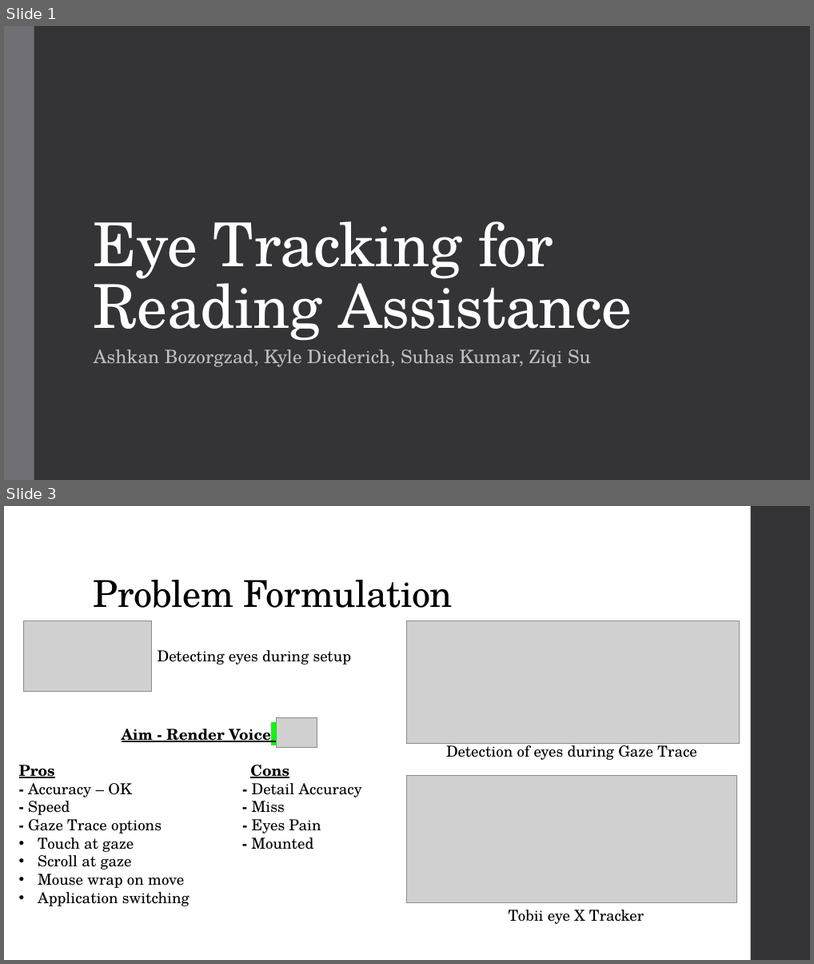
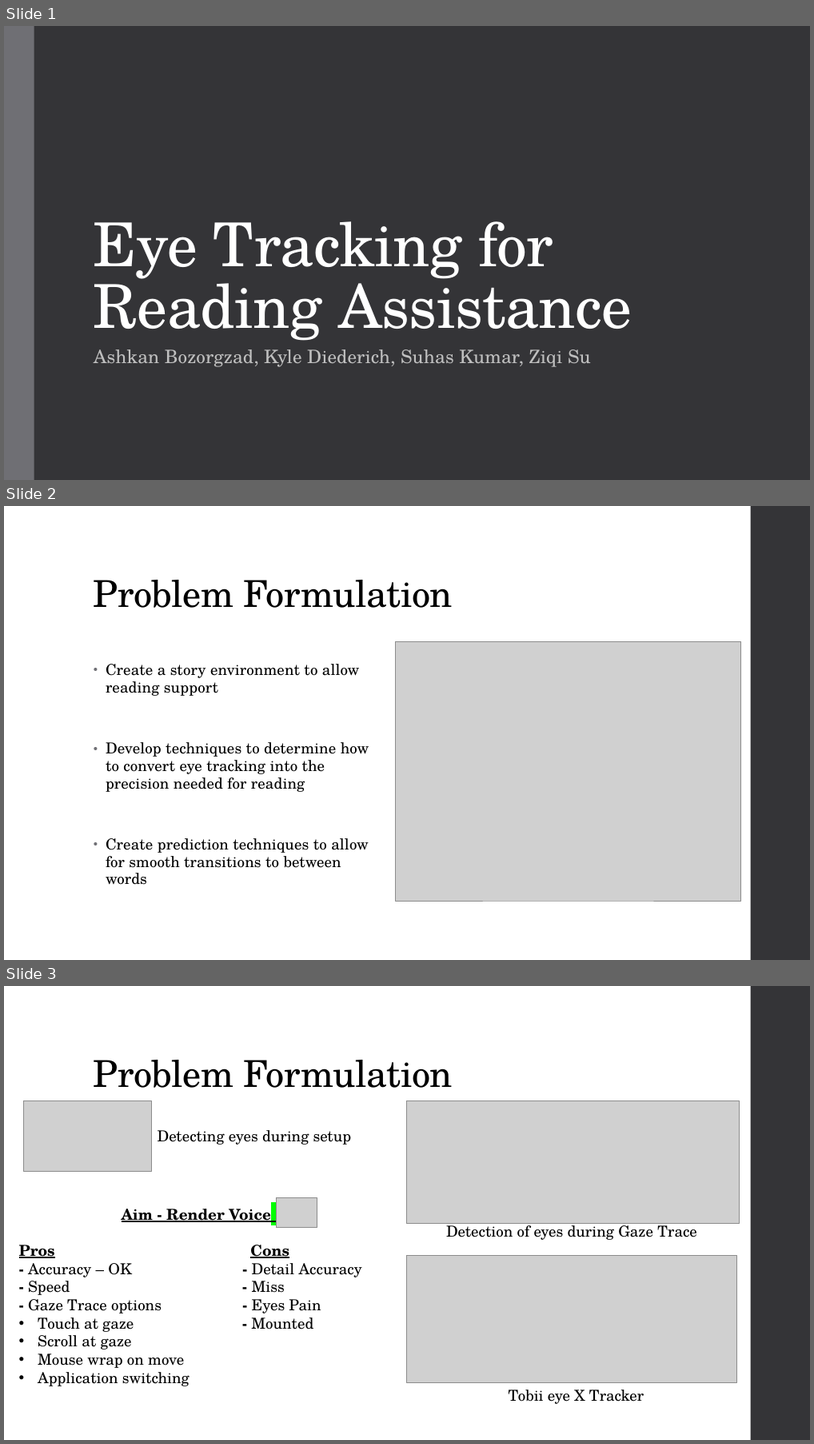
Before and after one commit to diederichk/StepCounter, a slide deck: ProposalPresentation/Proposal.pptx. Shown one above the other, each under a label of ours: slides 1 and 3 before the commit, slides 1, 2 and 3 after it; the slides between them are not shown. The pictures are 814x964 and 814x1444 pixels, drawn with LibreOffice and Linux fonts; fonts in the diff are those of the drawing; grey boxes stand for pictures. Boxes give left, top, right and bottom in pixels: in the first picture for what was removed or moved away, otherwise in the second. Text is boxed around its words. In the diff, an @@ line names an element or a change of style, - is before the commit and + after.

```diff
--- a/ProposalPresentation/Proposal.pptx
+++ b/ProposalPresentation/Proposal.pptx
@@ slide 2 added at box(4, 506, 810, 960), background #FFFFFF; not listed: 1 template element that a slide beside it also shows @@
@@ title added at box(94, 580, 453, 608), 44 pt, text #000000 @@
+Problem Formulation
@@ picture added at box(396, 641, 742, 900) @@
@@ text added at box(106, 664, 369, 884), 18 pt, text #000000 @@
+• Create a story environment to allow reading support
+• Develop techniques to determine how to convert eye tracking into the precision needed for reading
+• Create prediction techniques to allow for smooth transitions to between words
```
Also in this commit, not shown: 1 slide removed, 1 other file.
